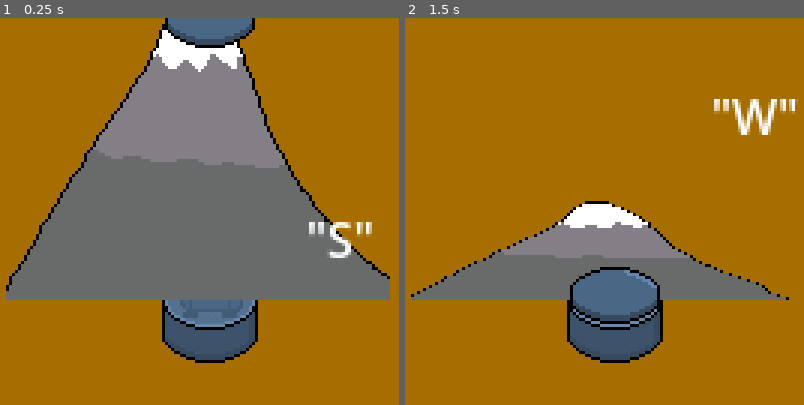
Above: before the commit, frames 1-2 (left to right).
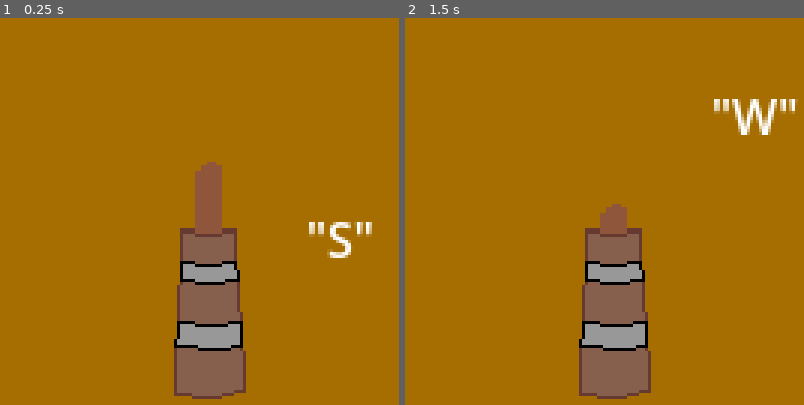
Above: after the commit, the same moments.

Repository: emmetl913/GMTK2024
Game: Godot game, scene res://games/ChurningGame/ChurningGame.tscn
Same seed, same stepped clock (60 frames per second), same inputs: the game is played once before the commit and once after it. This scene is started directly instead of the project's main scene. Sound files missing from this copy of the repository are replaced by a short silence.
Inputs (mouse positions are in pixels of both pictures, inside the frame that each line leads up to):
- Up to frame 1 (0.25 s): no input
- Up to frame 2 (1.5 s): tap Enter at 0.5 s; move the mouse to (784, 234) at 0.52 s; hold S (S) 0.53-1.28 s; tap Space at 1.25 s; move the mouse to (480, 281) at 1.27 s; tap A (A) at 1.35 s

The runs differ from the first frame. In frame 1, 44% of the frame differs, in the area x 1-98%, y 0-99%; in frame 2, 18%.

Commit message:
quick lil fix

Diff:
--- a/games/ChurningGame/ChurningGame.gd
+++ b/games/ChurningGame/ChurningGame.gd
@@ -14,7 +14,6 @@
 	timers = [5, 4, 3, 2]
 
 	directionMessage = "CHURN!!"
-	GlobalVars.game_stage = 2
 	setupSprites()
 	setup()
 
--- a/games/SeasoningGame/SeasoningGame.gd
+++ b/games/SeasoningGame/SeasoningGame.gd
@@ -25,7 +25,7 @@
 		sprites.append(load("res://assets/sprites/pinkshaker.png"))
 		sprites.append(load("res://assets/sprites/brownshaker.png"))
 		$DisplayTimer.wait_time = 0.5
-	elif GlobalVars.game_stage == 1:
+	if GlobalVars.game_stage == 1:
 		sprites.append(load("res://assets/sprites/bolt1.png"))
 		sprites.append(load("res://assets/sprites/bolt2.png"))
 		sprites.append(load("res://assets/sprites/nutt.png"))
--- a/games/ShovelingGame/ShovelingGame.gd
+++ b/games/ShovelingGame/ShovelingGame.gd
@@ -11,7 +11,6 @@
 func _ready():
 	timers = [6,5,4,3,2]
 	directionMessage = "Shovel!!"
-	GlobalVars.game_stage = 2
 	setupSprites()
 	cycleslabel.text = "Shovels left: %01d" % cycles_to_win
 	cycles_to_win = randi_range(4, 6)
